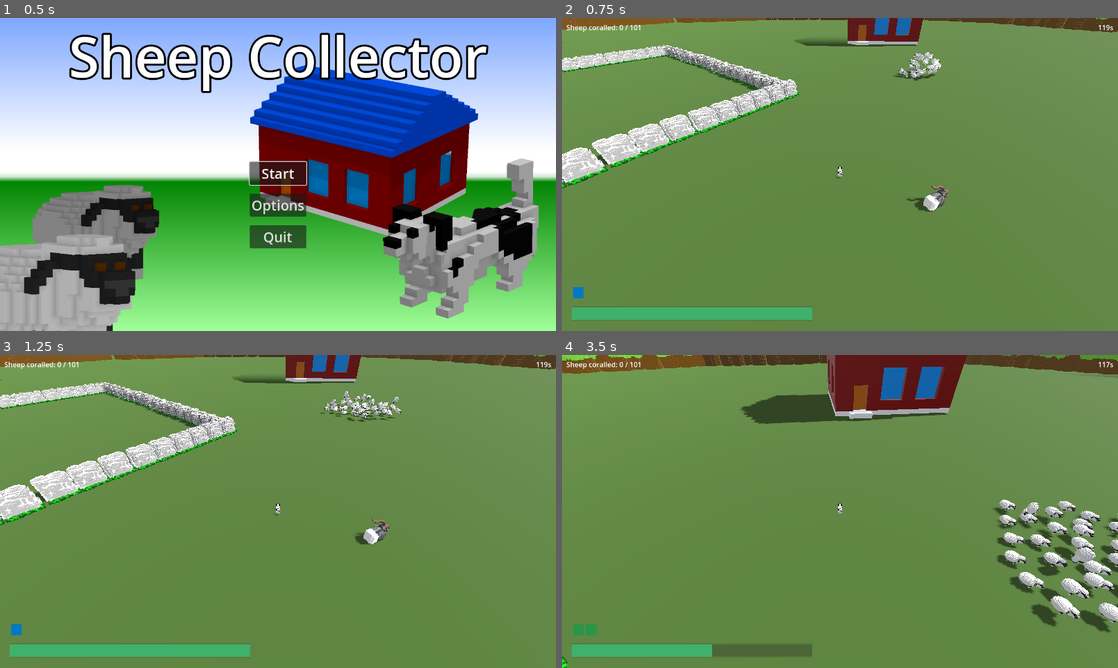
Above: before the commit, frames 1-4 (two rows, left to right).
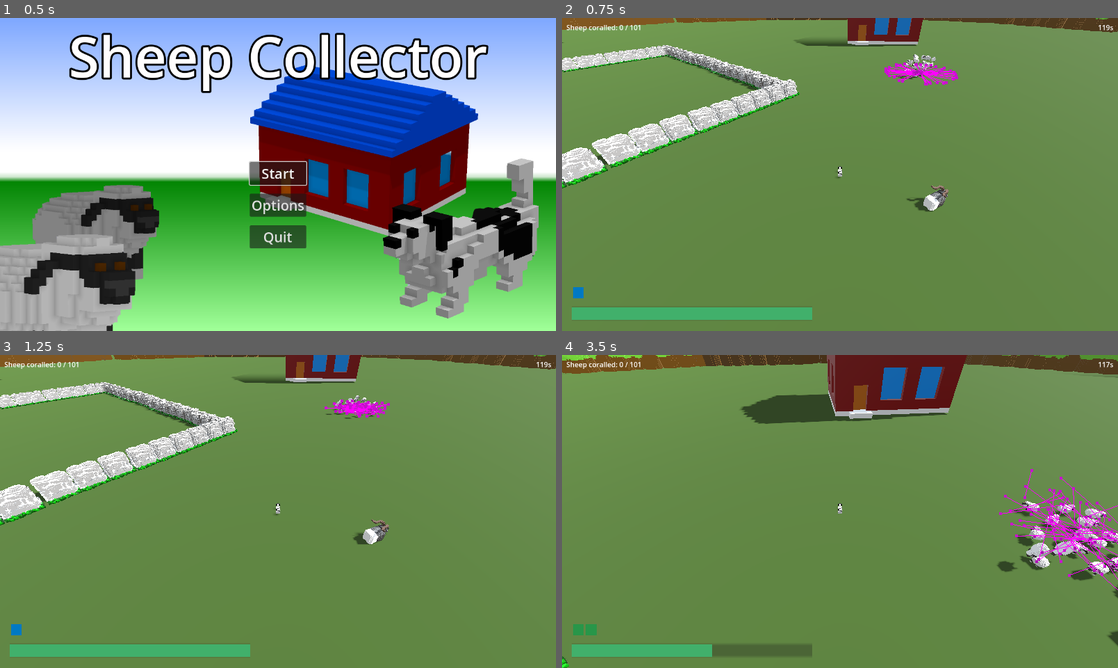
Above: after the commit, the same moments.

Repository: hunttis/ld-58
Game: Godot game, scene res://assets/scenes/master.tscn
Two runs of this game, one before a commit and one after it. Both use one fixed random seed, a clock stepped at 60 frames per second and the inputs below.
Inputs (mouse positions are in pixels of both pictures, inside the frame that each line leads up to):
- Up to frame 1 (0.5 s): no input
- Up to frame 2 (0.75 s): click "Start" at 0.5 s
- Up to frame 3 (1.25 s): no input
- Up to frame 4 (3.5 s): move the mouse to (867, 511) at 1.27 s; hold Q (ability_bark) 1.28-2.03 s; hold W (move_forward) from 1.28 s (still down); move the mouse to (812, 511) at 2.02 s; tap Space (ability_dash) at 2.1 s; move the mouse to (851, 505) at 2.77 s; hold E (ability_sprint) from 2.78 s (still down)

Frame 1 is identical in both runs. In frame 2, 0.6% of the frame differs, in the area x 58-72%, y 10-22%; in frame 3, 0.8%; in frame 4, 5.2%, in the area x 77-100%, y 36-93%.

Commit message:
fix sheep wallhack

Diff:
--- a/assets/scenes/game/goat/Goat.tscn
+++ b/assets/scenes/game/goat/Goat.tscn
@@ -29,6 +29,7 @@
 
 [node name="CharacterBody3D" type="CharacterBody3D"]
 collision_mask = 16
+safe_margin = 0.1
 script = ExtResource("1_xencp")
 weight_separation = 0.2
 weight_dog = 10.0
--- a/assets/scenes/game/sheep/Sheep.tscn
+++ b/assets/scenes/game/sheep/Sheep.tscn
@@ -28,6 +28,7 @@
 stream_8/stream = ExtResource("11_ftoq6")
 
 [node name="CharacterBody3D2" type="CharacterBody3D"]
+safe_margin = 0.1
 script = ExtResource("1_i4pnq")
 weight_separation = 0.2
 weight_dog = 1000.0
@@ -46,6 +47,9 @@
 radius = 1.0
 avoidance_layers = 3
 avoidance_mask = 7
+debug_enabled = true
+debug_use_custom = true
+debug_path_custom_color = Color(1, 0, 1, 1)
 
 [node name="AudioStreamPlayer3D" type="AudioStreamPlayer3D" parent="."]
 stream = SubResource("AudioStreamRandomizer_lngqy")
